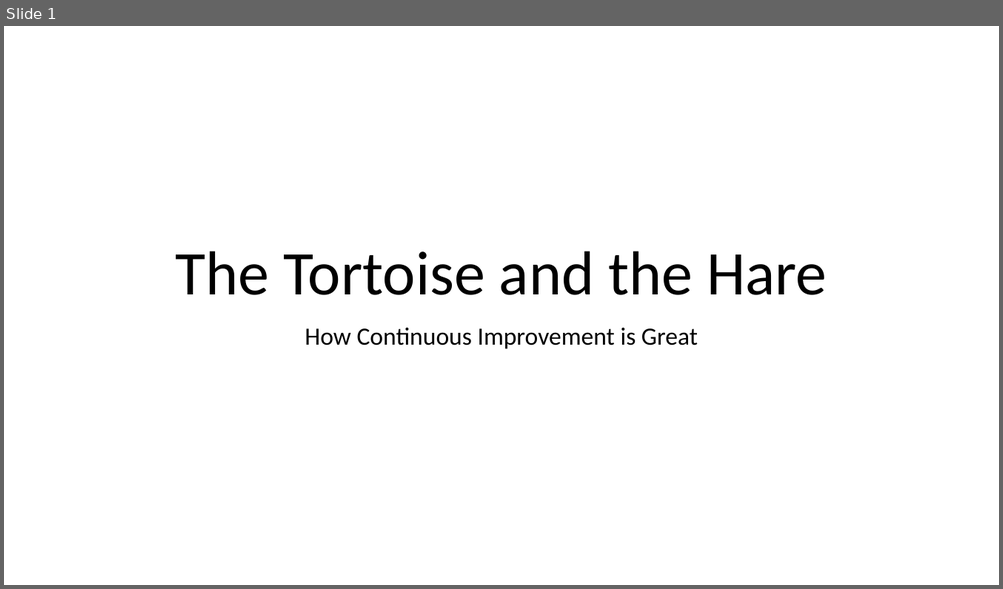
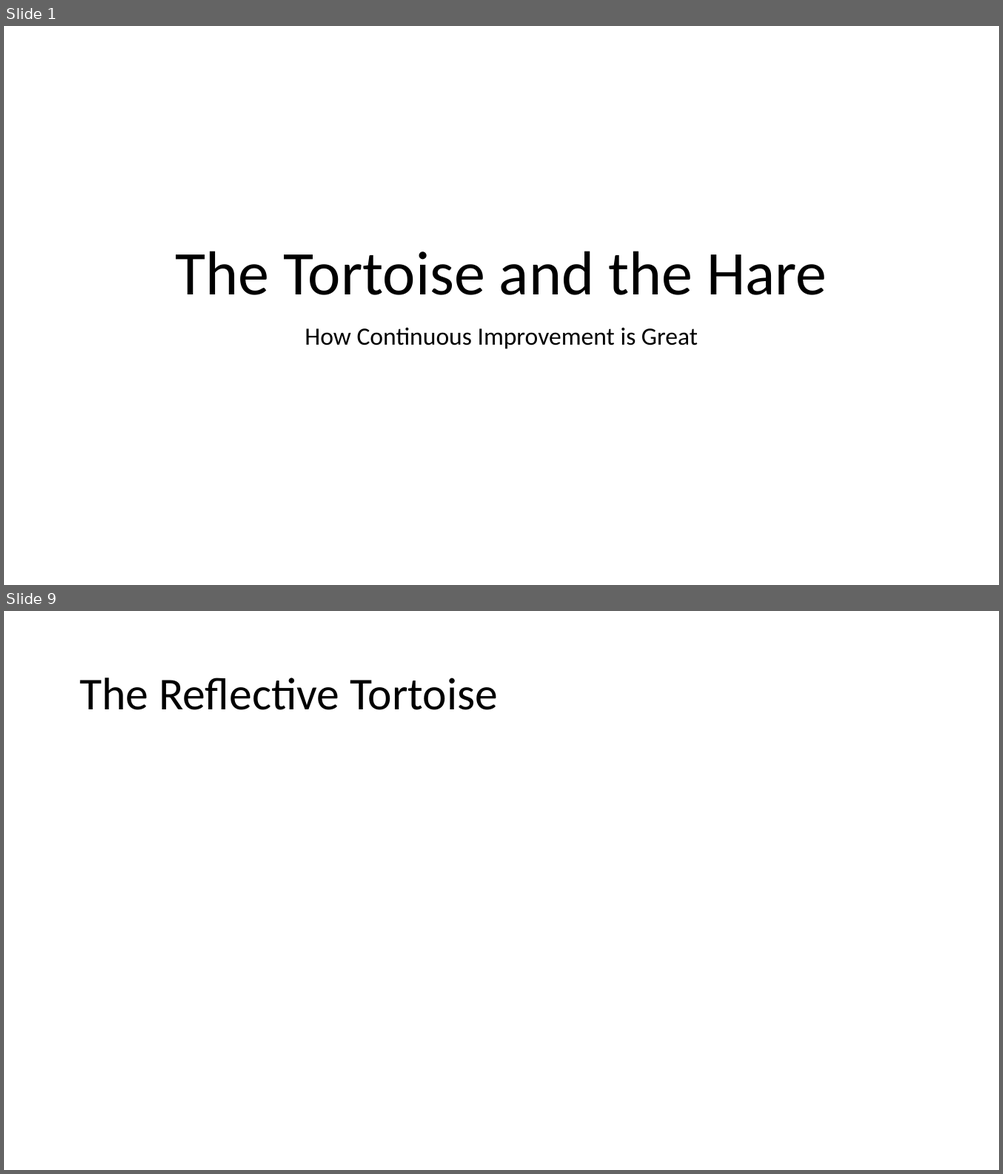
Before and after one commit to jugisahunk/presentations, a slide deck: tortoise-and-hare/tortoise-and-hare.pptx. Shown one above the other, each under a label of ours: slide 1 before the commit, slides 1 and 9 after it; the slides between them are not shown. The pictures are 1003x589 and 1003x1174 pixels, drawn with LibreOffice and Linux fonts; fonts in the diff are those of the drawing. Boxes give left, top, right and bottom in pixels: in the first picture for what was removed or moved away, otherwise in the second. Text is boxed around its words. In the diff, an @@ line names an element or a change of style, - is before the commit and + after.

```diff
--- a/tortoise-and-hare/tortoise-and-hare.pptx
+++ b/tortoise-and-hare/tortoise-and-hare.pptx
@@ slide 9 added at [4,611,999,1170], background #FFFFFF @@
@@ title added at [79,678,498,710], 44 pt, text #000000 @@
+The Reflective Tortoise
```
Also in this commit, not shown: 28 other slides added, 1 other file.
